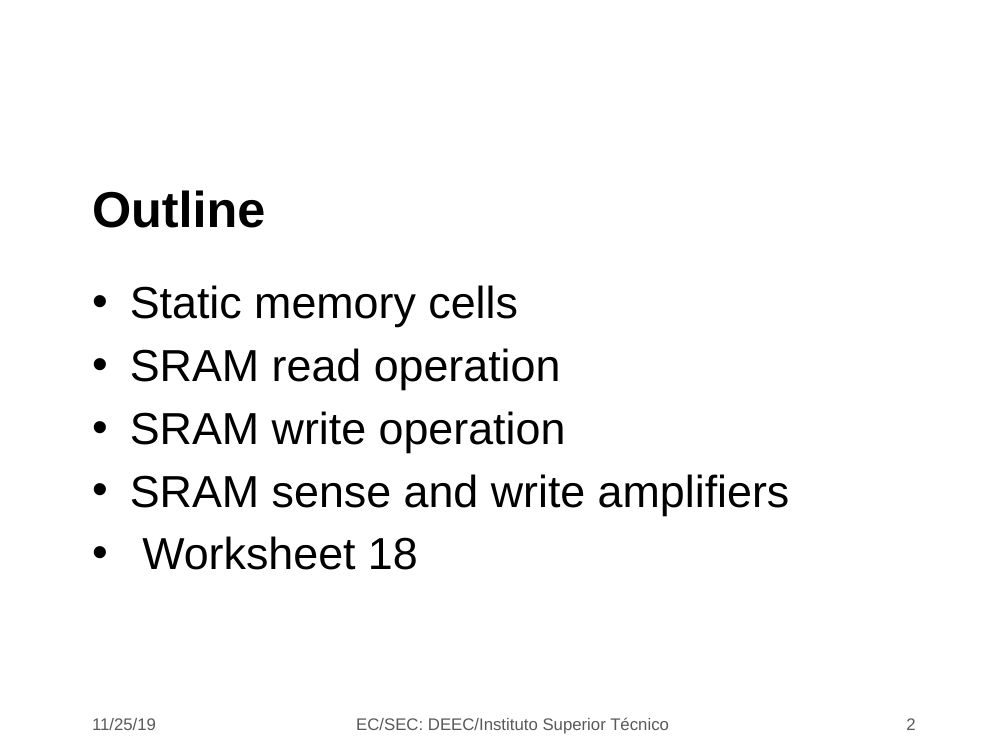
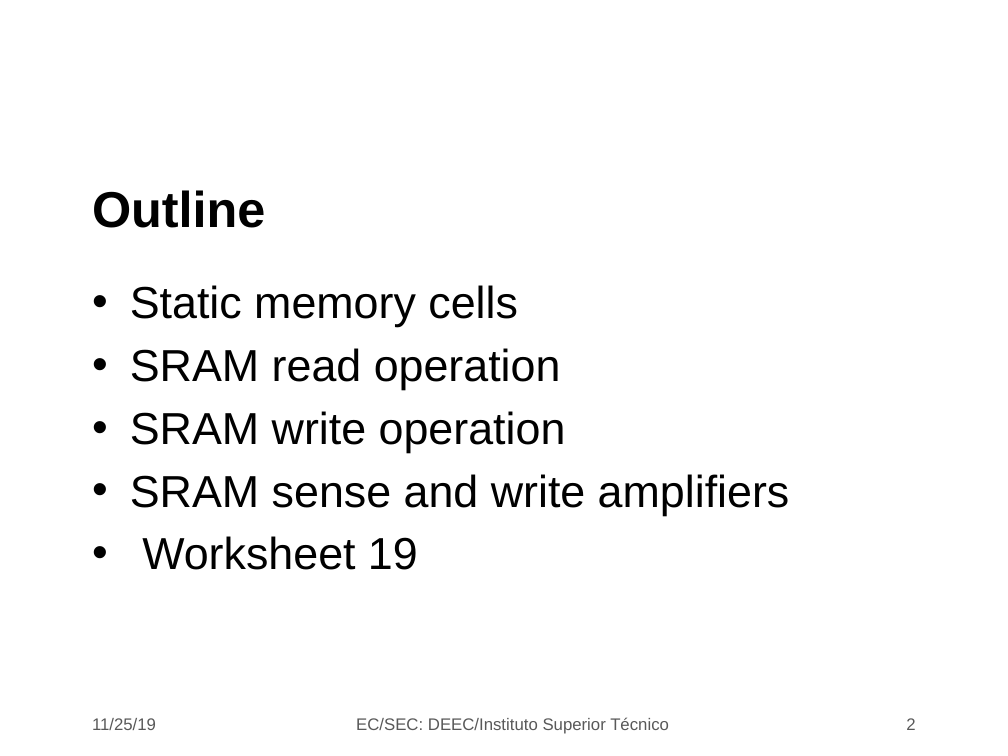
Before and after one commit to jjts/ist-sec, a slide deck: slide 2 of lectures/l19_sram/l19.odp. Drawn at 1008x756 pixels with LibreOffice and Linux fonts; fonts in the diff are those of the drawing; background and template pictures are left out. Boxes give left, top, right and bottom in pixels: in the first picture for what was removed or moved away, otherwise in the second. Text is boxed around its words. In the diff, an @@ line names an element or a change of style, - is before the commit and + after.

```diff
--- a/lectures/l19_sram/l19.odp
+++ b/lectures/l19_sram/l19.odp
@@ text at bbox=[142, 536, 418, 570]: text changed @@
-• Worksheet 18
+• Worksheet 19
```
Also in this commit, not shown: 4 other slides changed, 1 other file.
